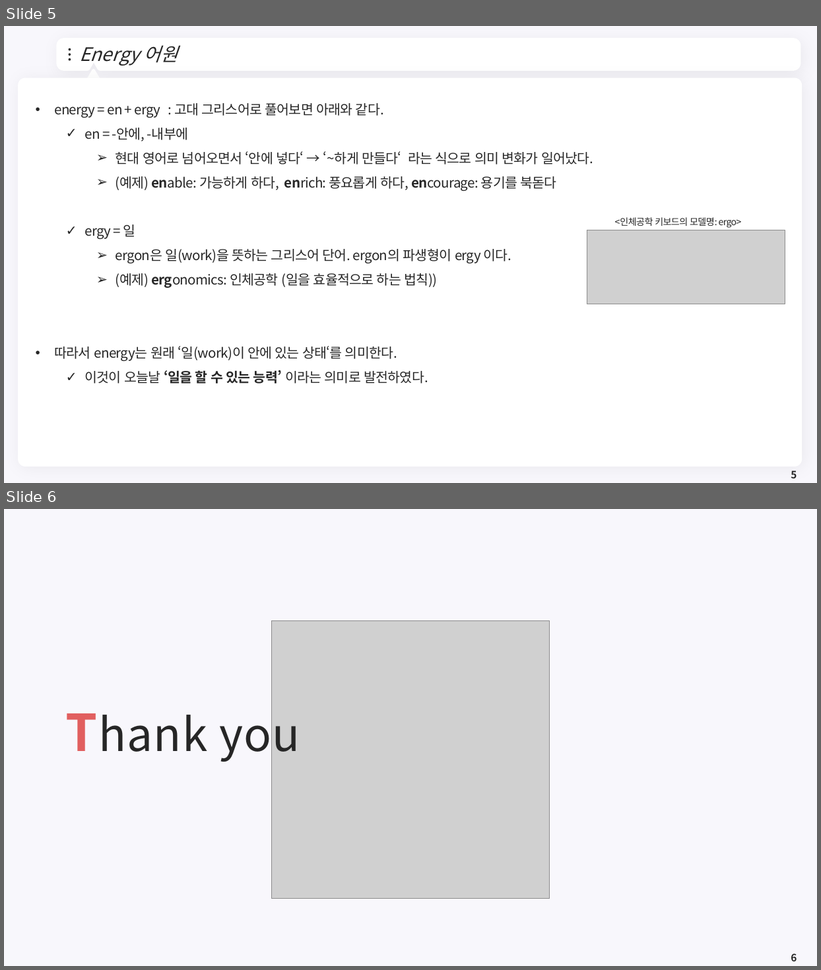
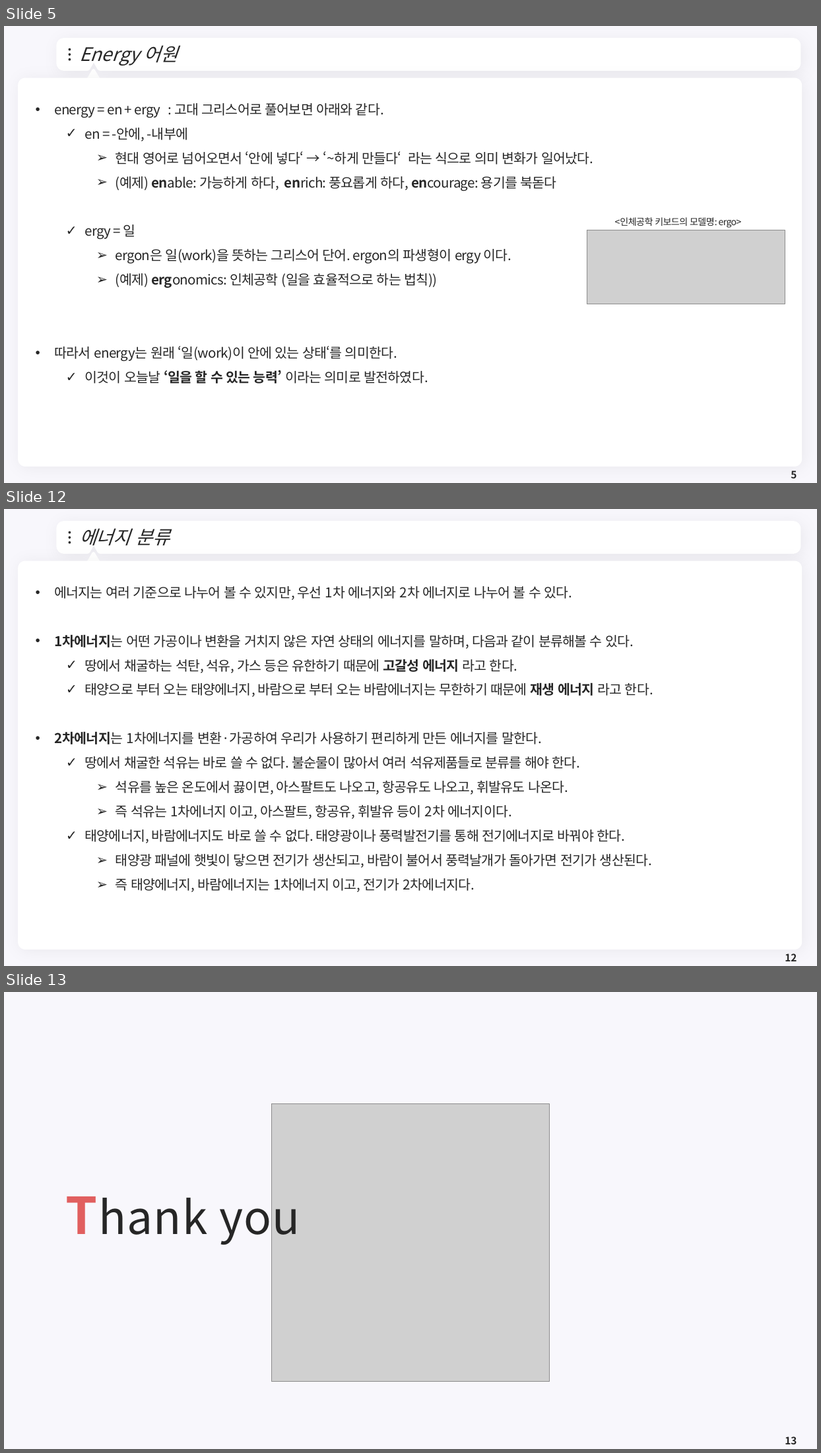
Before and after one commit to meandthey/Teaching, a slide deck: 에너지경제학/자원에너지경제학_Chapter_1.pptx. Shown one above the other, each under a label of ours: slides 5 and 6 before the commit, slides 5, 12 and 13 after it; the slides between them are not shown. The pictures are 821x970 and 821x1453 pixels, drawn with LibreOffice and Linux fonts; fonts in the diff are those of the drawing; grey boxes stand for pictures; background and template pictures are left out. Boxes give left, top, right and bottom in pixels: in the first picture for what was removed or moved away, otherwise in the second. Text is boxed around its words. In the diff, an @@ line names an element or a change of style, - is before the commit and + after.

```diff
--- a/에너지경제학/자원에너지경제학_Chapter_1.pptx
+++ b/에너지경제학/자원에너지경제학_Chapter_1.pptx
@@ slide 12 added at [4, 509, 817, 966], background #F8F7FC; not listed: 7 template elements that a slide beside it also shows @@
@@ title added at [79, 528, 170, 546], 22 pt, text #262626, italic @@
+에너지 분류
@@ text added at [54, 586, 653, 892], 16 pt, text #262626 @@
+• 에너지는 여러 기준으로 나누어 볼 수 있지만, 우선 1차 에너지와 2차 에너지로 나누어 볼 수 있다.
+• 1차에너지는 어떤 가공이나 변환을 거치지 않은 자연 상태의 에너지를 말하며, 다음과 같이 분류해볼 수 있다.
+  ✓ 땅에서 채굴하는 석탄, 석유, 가스 등은 유한하기 때문에 고갈성 에너지 라고 한다.
+  ✓ 태양으로 부터 오는 태양에너지, 바람으로 부터 오는 바람에너지는 무한하기 때문에 재생 에너지 라고 한다.
+• 2차에너지는 1차에너지를 변환·가공하여 우리가 사용하기 편리하게 만든 에너지를 말한다.
+  ✓ 땅에서 채굴한 석유는 바로 쓸 수 없다. 불순물이 많아서 여러 석유제품들로 분류를 해야 한다.
+    ➢ 석유를 높은 온도에서 끓이면, 아스팔트도 나오고, 항공유도 나오고, 휘발유도 나온다.
+    ➢ 즉 석유는 1차에너지 이고, 아스팔트, 항공유, 휘발유 등이 2차 에너지이다.
+  ✓ 태양에너지, 바람에너지도 바로 쓸 수 없다. 태양광이나 풍력발전기를 통해 전기에너지로 바꿔야 한다.
+    ➢ 태양광 패널에 햇빛이 닿으면 전기가 생산되고, 바람이 불어서 풍력날개가 돌아가면 전기가 생산된다.
+    ➢ 즉 태양에너지, 바람에너지는 1차에너지 이고, 전기가 2차에너지다.
@@ page number added at [785, 954, 797, 962], 12 pt, text #262626, bold @@
+12
@@ what was slide 6 is now slide 13 @@
@@ page number at [785, 1437, 797, 1445]: text changed @@
-6
+13
```
Also in this commit, not shown: 6 other slides added, 1 other file.
